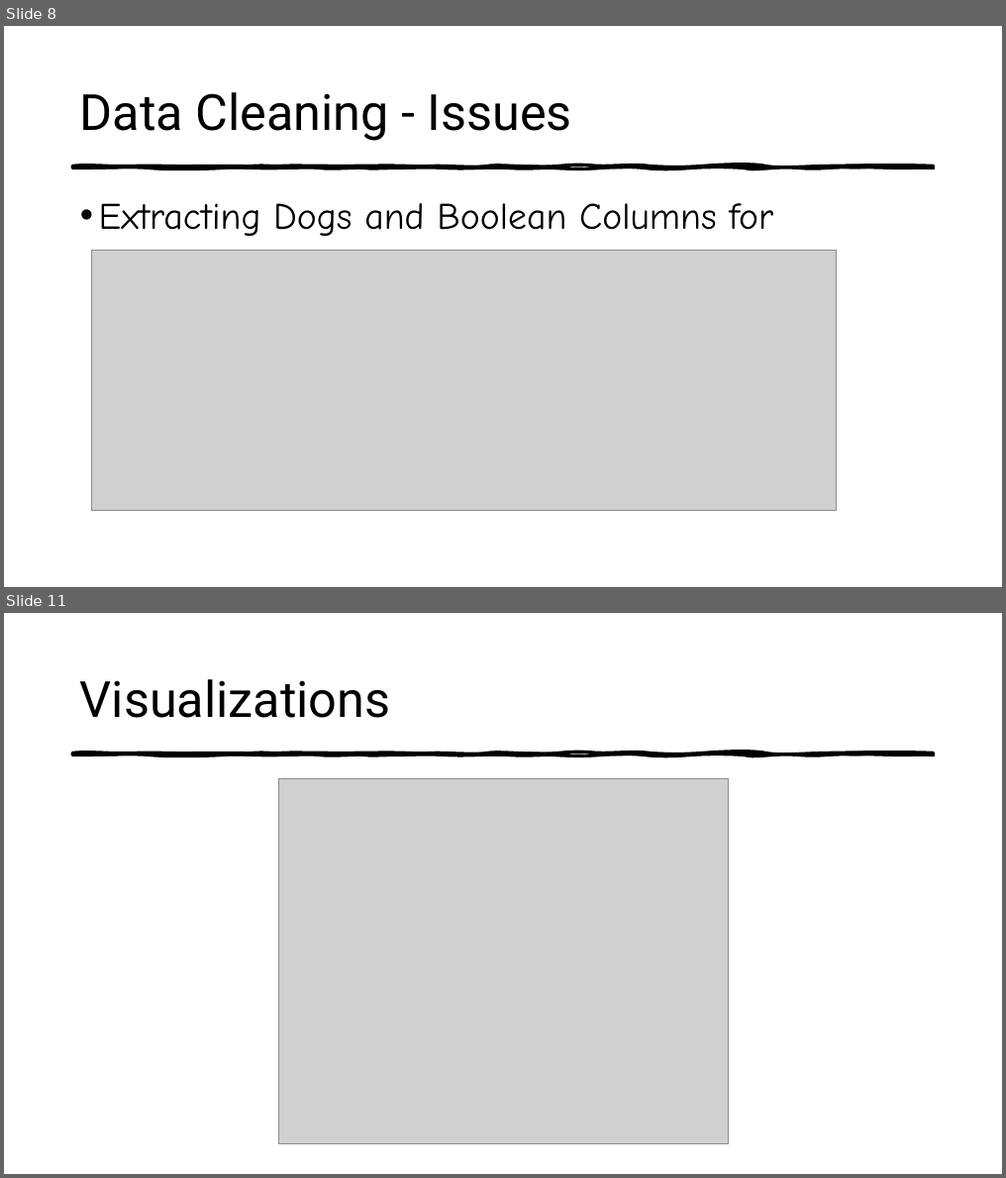
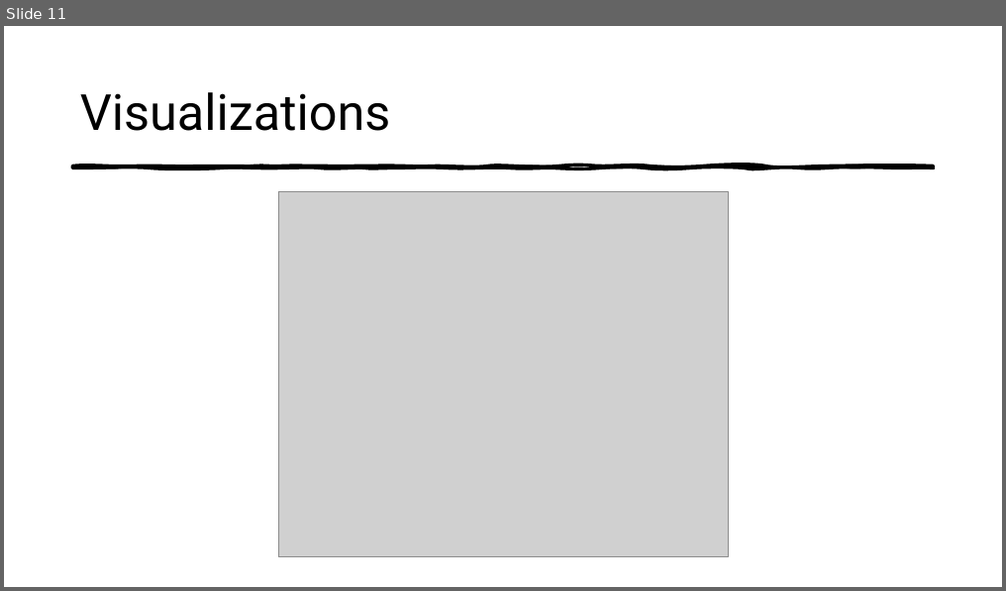
Before and after one commit to BiochemHead/COMP_4447_Final_Project, a slide deck: HikingPresentation.pptx. Shown one above the other, each under a label of ours: slides 8 and 11 before the commit, slide 11 after it; the slides between them are not shown. The pictures are 1006x1178 and 1006x591 pixels, drawn with LibreOffice and Linux fonts; fonts in the diff are those of the drawing; grey boxes stand for pictures. Boxes give left, top, right and bottom in pixels: in the first picture for what was removed or moved away, otherwise in the second. Text is boxed around its words. In the diff, an @@ line names an element or a change of style, - is before the commit and + after.

```diff
--- a/HikingPresentation.pptx
+++ b/HikingPresentation.pptx
@@ slide 8 removed at (x1=4, y1=26, x2=1002, y2=587), background #FFFFFF; not listed: 1 template element that a slide beside it also shows @@
@@ title removed at (x1=80, y1=92, x2=572, y2=141) @@
-Data Cleaning - Issues
@@ text removed at (x1=99, y1=203, x2=773, y2=251) @@
-• Extracting Dogs and Boolean Columns for Features:
@@ picture removed at (x1=92, y1=251, x2=837, y2=511) @@
```
Also in this commit, not shown: 3 slides changed, 4 slides added, 4 other slides removed.
